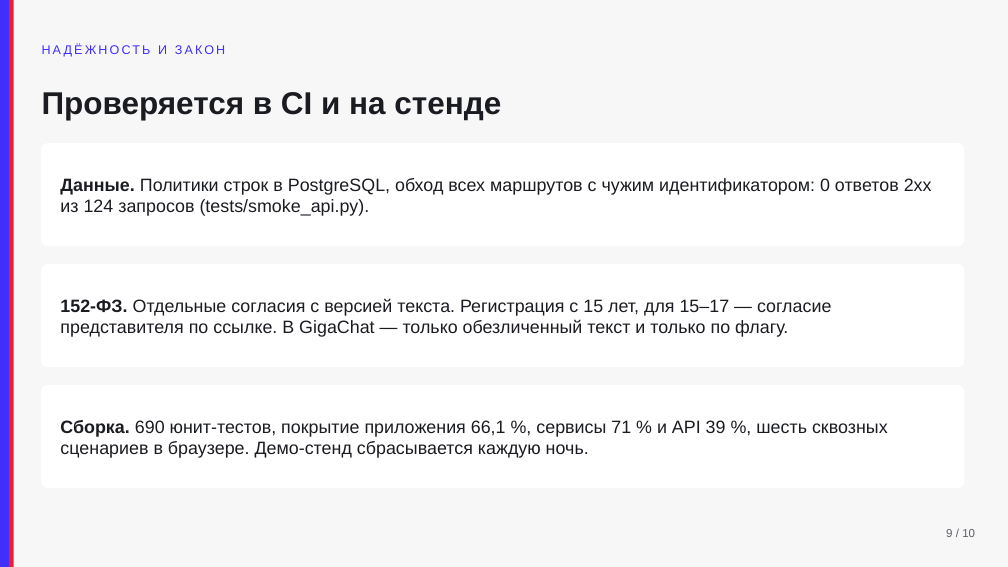
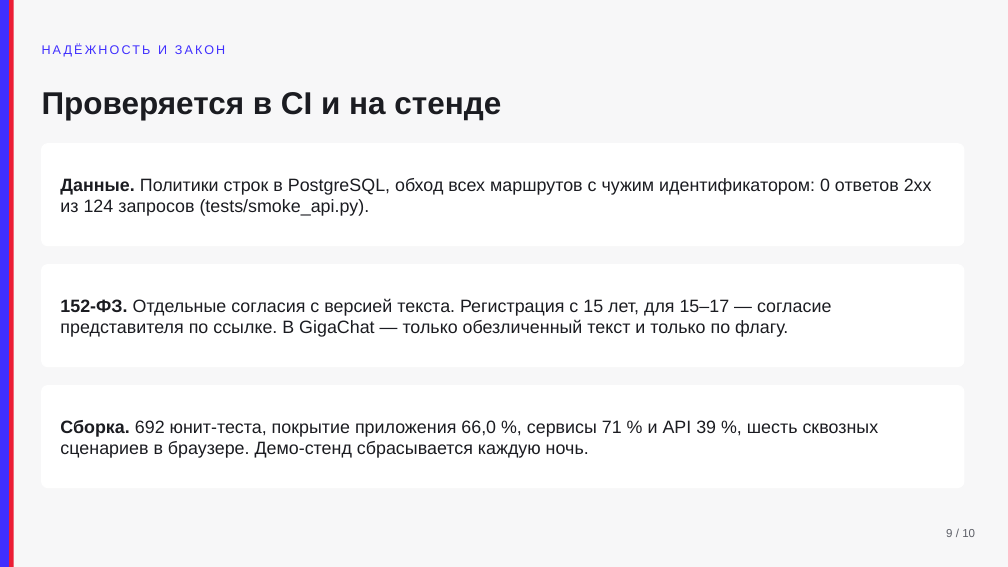
Before and after one commit to KonkovDV/fsp-talent, a slide deck: slide 9 of docs/pitch.pptx. Drawn at 1008x567 pixels with LibreOffice and Linux fonts; fonts in the diff are those of the drawing. Boxes give left, top, right and bottom in pixels: in the first picture for what was removed or moved away, otherwise in the second. Text is boxed around its words. In the diff, an @@ line names an element or a change of style, - is before the commit and + after.

Commit message:
Сверить опубликованные 692 юнит-теста и покрытие 66,0 % с прогоном.

```diff
--- a/docs/pitch.pptx
+++ b/docs/pitch.pptx
@@ text at (60, 420, 879, 458): text changed @@
-Сборка. 690 юнит-тестов, покрытие приложения 66,1 %, сервисы 71 % и API 39 %, шесть сквозных сценариев в браузере. Демо-стенд сбрасывается каждую ночь.
+Сборка. 692 юнит-теста, покрытие приложения 66,0 %, сервисы 71 % и API 39 %, шесть сквозных сценариев в браузере. Демо-стенд сбрасывается каждую ночь.
```
Also in this commit, not shown: 6 other files.
